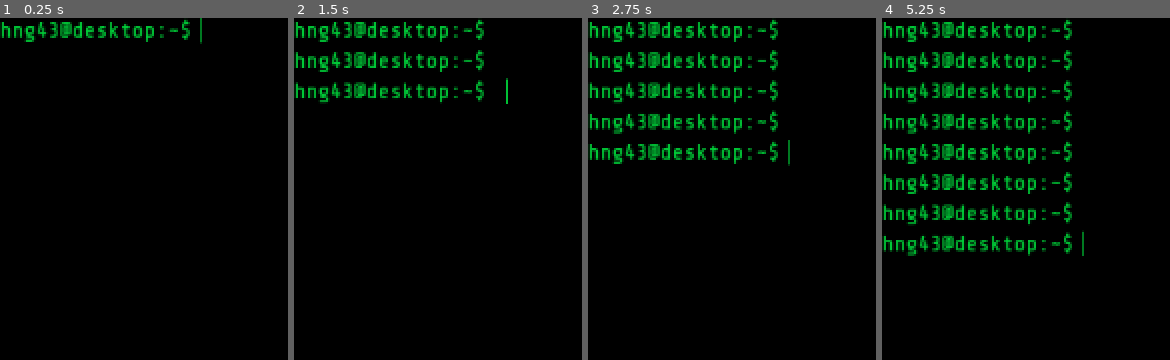
Above: before the commit, frames 1-4 (left to right).
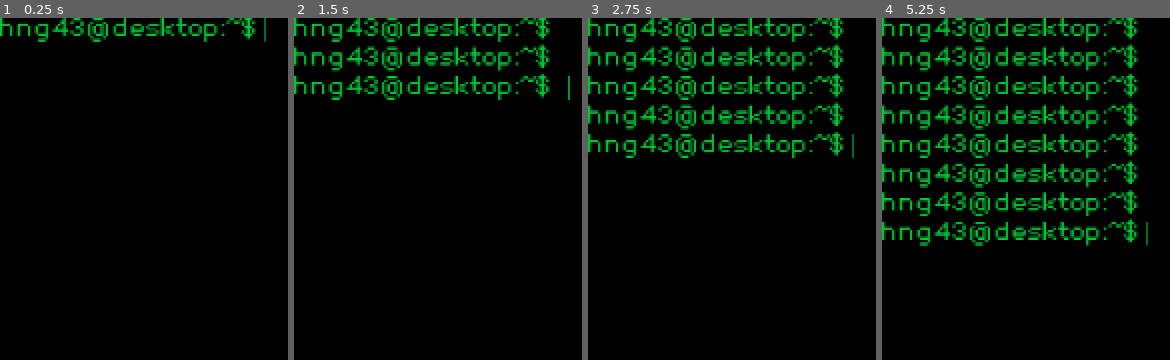
Above: after the commit, the same moments.

Repository: AlejandroCiuba/Terminal-Game
Game: Godot game, scene res://scenes/main.tscn
Same seed, same stepped clock (60 frames per second), same inputs: the game is played once before the commit and once after it.
Inputs:
- Up to frame 1 (0.25 s): no input
- Up to frame 2 (1.5 s): tap Enter (new_line) at 0.5, 0.6 s; tap Space at 1.25 s; tap Ctrl at 1.35 s
- Up to frame 3 (2.75 s): tap Enter (new_line) at 2, 2.1 s
- Up to frame 4 (5.25 s): tap Space at 2.75, 4.25 s; tap Ctrl at 2.85, 4.35 s; tap Enter (new_line) at 3.5, 3.6, 5.1 s

The runs differ from the first frame. In frame 1, 3.0% of the frame differs, in the area x 0-93%, y 0-8%; in frame 2, 9.2%; in frame 3, 16%; in frame 4, 27%, in the area x 0-93%, y 0-70%.

Commit message:
Updated font for Toy Box Jam 2025 Rules

Diff:
--- a/style/terminal.tres
+++ b/style/terminal.tres
@@ -1,6 +1,6 @@
 [gd_resource type="Theme" load_steps=13 format=3 uid="uid://dgly0ah5t47l8"]
 
-[ext_resource type="FontFile" uid="uid://denrhubukgvcx" path="res://style/Terminal F4.ttf" id="1_26roo"]
+[ext_resource type="FontFile" uid="uid://3li0nyk8502r" path="res://style/DePixelBreit.ttf" id="1_8j5to"]
 
 [sub_resource type="StyleBoxFlat" id="StyleBoxFlat_26roo"]
 bg_color = Color(0, 0.79237, 0.219333, 1)
@@ -27,7 +27,7 @@
 [sub_resource type="StyleBoxEmpty" id="StyleBoxEmpty_ft04l"]
 
 [resource]
-default_font = ExtResource("1_26roo")
+default_font = ExtResource("1_8j5to")
 Button/colors/font_color = Color(0, 0.79237, 0.219333, 1)
 Button/colors/font_focus_color = Color(0, 0, 0, 1)
 Button/colors/font_hover_color = Color(0, 0, 0, 1)
Binary file added: style/DePixelBreit.ttf
Not shown, changed: style/DePixelBreit.ttf.import
Binary file removed: style/Terminal F4.ttf
